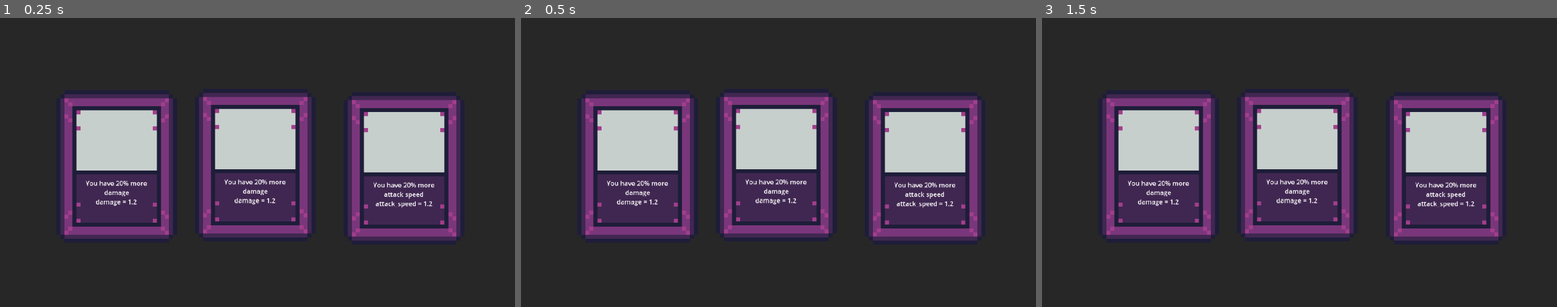
Above: before the commit, frames 1-3 (left to right).
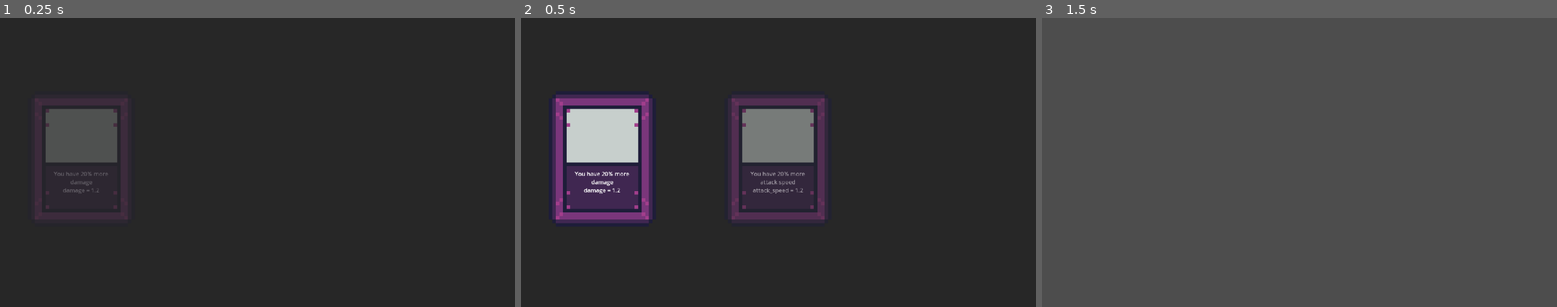
Above: after the commit, the same moments.

Repository: zmoreq/MiniProjectGodot-1-
Game: Godot game, scene res://scenes/upgrades_screen.tscn
Same seed, same stepped clock (60 frames per second), same inputs: the game is played once before the commit and once after it. This scene is started directly instead of the project's main scene.
Inputs (mouse positions are in pixels of both pictures, inside the frame that each line leads up to):
- Up to frame 1 (0.25 s): no input
- Up to frame 2 (0.5 s): no input
- Up to frame 3 (1.5 s): click (1124, 159) at 0.5 s, where only the run after the commit has a clickable "You have 20% more damage"; tap Enter at 1.25 s; move the mouse to (1412, 148) at 1.27 s; hold D (move_right) from 1.28 s (still down); tap Space (attack) at 1.35 s

The runs differ from the first frame. In frame 1, 30% of the frame differs, in the area x 6-90%, y 25-78%; in frame 2, 28%; in frame 3, 100%, in the area x 0-100%, y 0-100%.
Error in both runs: Attempt to call function 'get_node' in base 'null instance' on a null instance. (res://scripts/managers/level_manager.gd:7)

Commit message:
Update on upgrades
struggling with it

Diff:
--- a/project.godot
+++ b/project.godot
@@ -22,6 +22,7 @@
 
 [display]
 
+window/size/borderless=true
 mouse_cursor/custom_image="uid://8cmcfcl3apsu"
 
 [file_customization]
--- a/scenes/upgrade_card.tscn
+++ b/scenes/upgrade_card.tscn
@@ -3,22 +3,42 @@
 [ext_resource type="Texture2D" uid="uid://ccsvrs1go2dcp" path="res://sprites/upgrade_card.png" id="1_62kwj"]
 [ext_resource type="Script" uid="uid://cl68ywooa3osf" path="res://scripts/upgrade_card.gd" id="1_ew4bf"]
 
-[node name="Upgrade Card" type="Control"]
-layout_mode = 3
-anchors_preset = 0
+[node name="Upgrade Card" type="TextureButton"]
+process_mode = 3
+modulate = Color(1, 1, 1, 0)
+anchors_preset = 8
+anchor_left = 0.5
+anchor_top = 0.5
+anchor_right = 0.5
+anchor_bottom = 0.5
+offset_left = -15.0
+offset_top = -19.0
+offset_right = 15.0
+offset_bottom = 19.0
+grow_horizontal = 2
+grow_vertical = 2
+scale = Vector2(8, 8)
+pivot_offset = Vector2(15.125, 20.125)
+texture_normal = ExtResource("1_62kwj")
 script = ExtResource("1_ew4bf")
 
-[node name="Sprite2D" type="Sprite2D" parent="."]
-texture = ExtResource("1_62kwj")
-
 [node name="Text" type="RichTextLabel" parent="."]
+layout_mode = 1
+anchors_preset = -1
+anchor_left = 0.5
+anchor_top = 0.579
+anchor_right = 0.5
+anchor_bottom = 0.579
 offset_left = -10.0
-offset_top = 3.0
+offset_top = -0.00200081
 offset_right = 190.0
-offset_bottom = 113.0
+offset_bottom = 109.998
 scale = Vector2(0.1, 0.1)
+mouse_filter = 2
 text = "Lorem ipsum dolores"
 fit_content = true
 horizontal_alignment = 1
 
 [connection signal="mouse_entered" from="." to="." method="_on_mouse_entered"]
+[connection signal="mouse_exited" from="." to="." method="_on_mouse_exited"]
+[connection signal="pressed" from="." to="." method="_on_pressed"]
--- a/scenes/upgrades_screen.tscn
+++ b/scenes/upgrades_screen.tscn
@@ -1,34 +1,40 @@
-[gd_scene load_steps=2 format=3 uid="uid://br41bw14hwnwm"]
+[gd_scene load_steps=3 format=3 uid="uid://br41bw14hwnwm"]
 
+[ext_resource type="Script" uid="uid://b2wc3pi27nsyl" path="res://scripts/upgrades_screen.gd" id="1_iswj5"]
 [ext_resource type="PackedScene" uid="uid://dcj5rik3c1ug0" path="res://scenes/upgrade_card.tscn" id="1_km6si"]
 
 [node name="Upgrades Screen" type="CanvasLayer"]
-process_mode = 4
+process_mode = 3
+script = ExtResource("1_iswj5")
 
 [node name="ColorRect" type="ColorRect" parent="."]
-offset_right = 1152.0
-offset_bottom = 648.0
-size_flags_horizontal = 3
-size_flags_vertical = 3
+process_mode = 3
+modulate = Color(1, 1, 1, 0)
+anchors_preset = 15
+anchor_right = 1.0
+anchor_bottom = 1.0
+grow_horizontal = 2
+grow_vertical = 2
 color = Color(0, 0, 0, 0.490196)
 
 [node name="Upgrade Card" parent="." instance=ExtResource("1_km6si")]
-offset_left = 261.0
-offset_top = 333.0
-offset_right = 261.0
-offset_bottom = 333.0
-scale = Vector2(9, 9)
+anchors_preset = -1
+anchor_left = 0.158
+anchor_right = 0.158
+offset_left = -14.016
+offset_right = 15.984
+grow_horizontal = 1
 
 [node name="Upgrade Card2" parent="." instance=ExtResource("1_km6si")]
-offset_left = 904.0
-offset_top = 337.0
-offset_right = 904.0
-offset_bottom = 337.0
-scale = Vector2(9, 9)
 
 [node name="Upgrade Card3" parent="." instance=ExtResource("1_km6si")]
-offset_left = 571.0
-offset_top = 330.0
-offset_right = 571.0
-offset_bottom = 330.0
-scale = Vector2(9, 9)
+anchors_preset = -1
+anchor_left = 0.826
+anchor_right = 0.826
+offset_left = -14.5521
+offset_right = 15.4479
+grow_horizontal = 0
+
+[connection signal="upgraded_chosen" from="Upgrade Card" to="." method="_on_upgrade_card_upgraded_chosen"]
+[connection signal="upgraded_chosen" from="Upgrade Card2" to="." method="_on_upgrade_card_2_upgraded_chosen"]
+[connection signal="upgraded_chosen" from="Upgrade Card3" to="." method="_on_upgrade_card_3_upgraded_chosen"]
--- a/scripts/managers/enemy_manager.gd
+++ b/scripts/managers/enemy_manager.gd
@@ -20,7 +20,7 @@
 }
 
 var waves = {
-	1 : {"enemy_count": 3, "spawn_rate": 2.0},
+	1 : {"enemy_count": 3, "spawn_rate": 1.0},
 	2 : {"enemy_count": 5, "spawn_rate": 1.5}
 }
 
@@ -56,13 +56,13 @@
 	var x = randi_range(0, max_x)
 	var y = randi_range(0, max_y)
 	enemy.global_position = Vector2(x, y)
-	enemy.exp_value = 51
+	enemy.exp_value = 100
 
 	enemy.connect("died", LevelManager._on_enemy_died)
 	current_enemy_count += 1
 
 func next_wave():
-	current_wave += 1
+	#current_wave += 1
 	print("Next wave - WAVE ", current_wave)
 	var spawn_rate = waves[current_wave]["spawn_rate"]
 	wave_timer.wait_time = spawn_rate
--- a/scripts/managers/level_manager.gd
+++ b/scripts/managers/level_manager.gd
@@ -51,7 +51,6 @@
 	level_text.text = "Level: " + str(level)
 	experience_bar.value = 0
 	experience = 0
-
 	show_upgrades()
 
 func show_upgrades():
--- a/scripts/player/player.gd
+++ b/scripts/player/player.gd
@@ -3,7 +3,7 @@
 
 @export var health := 100
 @onready var animated_sprite_2d: AnimatedSprite2D = $AnimatedSprite2D
-@export var damage := 50
+@export var damage := 100
 var experience := 0
 
 
--- a/scripts/upgrade_card.gd
+++ b/scripts/upgrade_card.gd
@@ -1,9 +1,11 @@
-extends Control
+extends TextureButton
 
 @onready var text_label: RichTextLabel = $Text
 var multiplier
 var stat
 var text
+@onready var start_scale = scale
+signal upgraded_chosen
 
 func _ready() -> void:
 	set_data()
@@ -26,4 +28,14 @@
 
 
 func _on_mouse_entered() -> void:
-	scale = Vector2(2, 2)
+	var tween = get_tree().create_tween()
+	tween.set_pause_mode(2)
+	tween.tween_property(self, "scale", start_scale + Vector2(0.2, 0.2), 0.2)
+
+func _on_mouse_exited() -> void:
+	var tween = get_tree().create_tween()
+	tween.set_pause_mode(2)
+	tween.tween_property(self, "scale", start_scale, 0.2)
+
+func _on_pressed() -> void:
+	emit_signal("upgraded_chosen")
--- /dev/null
+++ b/scripts/upgrades_screen.gd
@@ -0,0 +1,26 @@
+extends CanvasLayer
+
+
+# Called when the node enters the scene tree for the first time.
+func _ready() -> void:
+	var tween = get_tree().create_tween()
+	tween.set_pause_mode(2)
+	for child in get_children():
+		tween.tween_property(child, "modulate", Color(1.0, 1.0, 1.0, 1.0), 0.2)
+
+# Called every frame. 'delta' is the elapsed time since the previous frame.
+func _process(delta: float) -> void:
+	pass
+
+func _on_upgrade_card_upgraded_chosen() -> void:
+	unpause()
+
+func _on_upgrade_card_2_upgraded_chosen() -> void:
+	unpause()
+
+func _on_upgrade_card_3_upgraded_chosen() -> void:
+	unpause()
+
+func unpause():
+	get_tree().paused = false
+	self.queue_free()
Not shown, added: scripts/upgrades_screen.gd.uid
